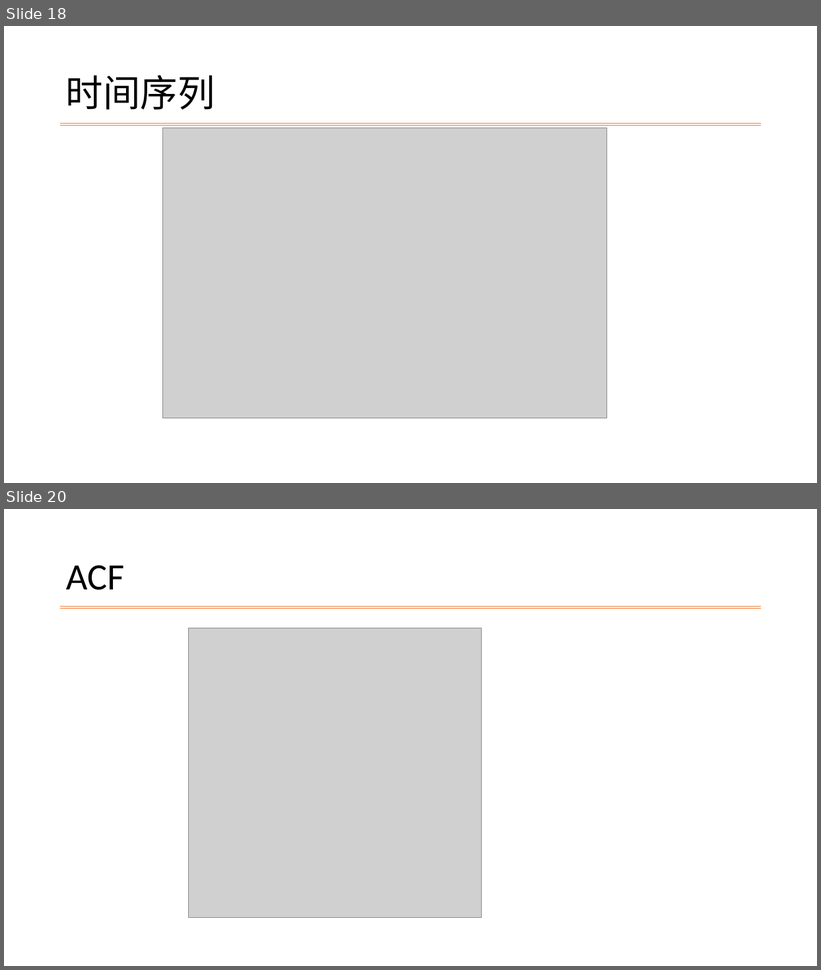
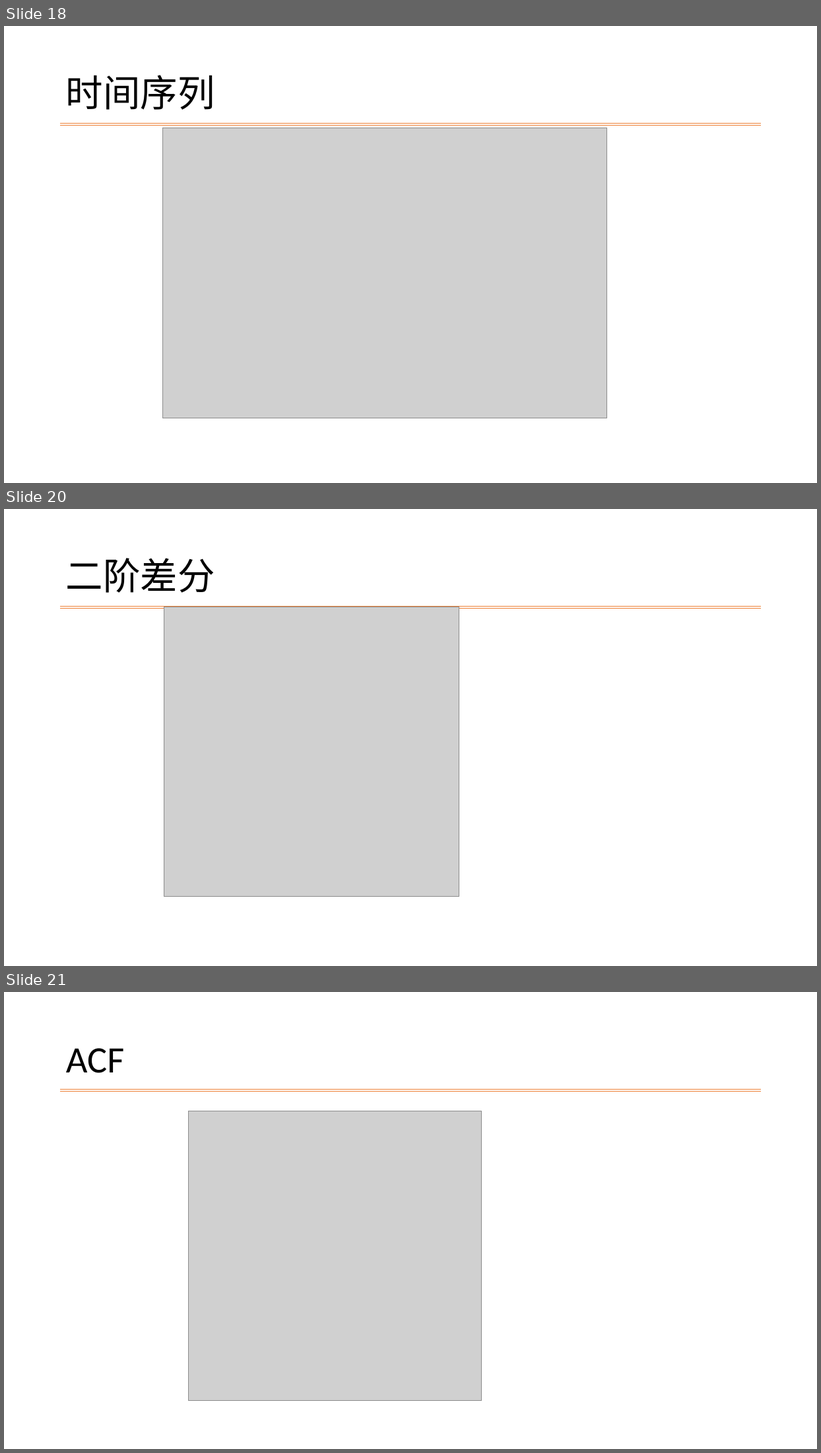
Before and after one commit to 54549877777/ESE5023_Assignments, a slide deck: Final Project/Final_Project_Pre_Jianghao.pptx. Shown one above the other, each under a label of ours: slides 18 and 20 before the commit, slides 18, 20 and 21 after it; the slides between them are not shown. The pictures are 821x970 and 821x1453 pixels, drawn with LibreOffice and Linux fonts; fonts in the diff are those of the drawing; grey boxes stand for pictures; background and template pictures are left out. Boxes give left, top, right and bottom in pixels: in the first picture for what was removed or moved away, otherwise in the second. Text is boxed around its words. In the diff, an @@ line names an element or a change of style, - is before the commit and + after.

```diff
--- a/Final Project/Final_Project_Pre_Jianghao.pptx
+++ b/Final Project/Final_Project_Pre_Jianghao.pptx
@@ slide 20 added at (x1=4, y1=509, x2=817, y2=966), background picture (left out); not listed: 2 template elements that a slide beside it also shows @@
@@ title added at (x1=66, y1=558, x2=215, y2=593), 44 pt, text #000000 @@
+二阶差分
@@ picture added at (x1=164, y1=607, x2=459, y2=897) @@
@@ what was slide 20 is now slide 21 @@
```
Also in this commit, not shown: 2 slides changed, 2 other files.
